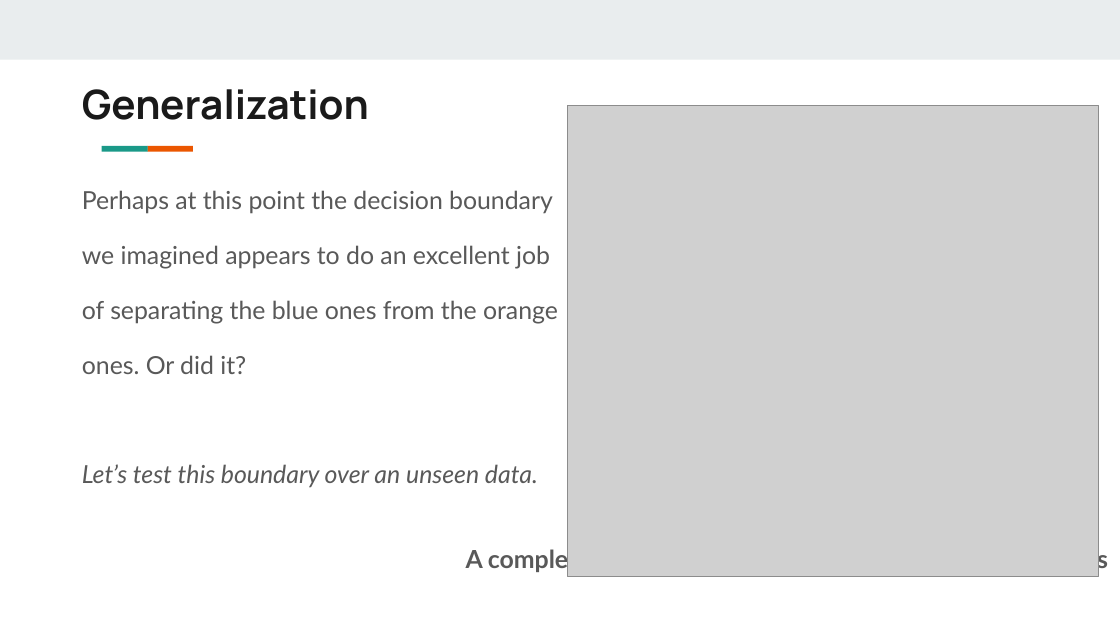
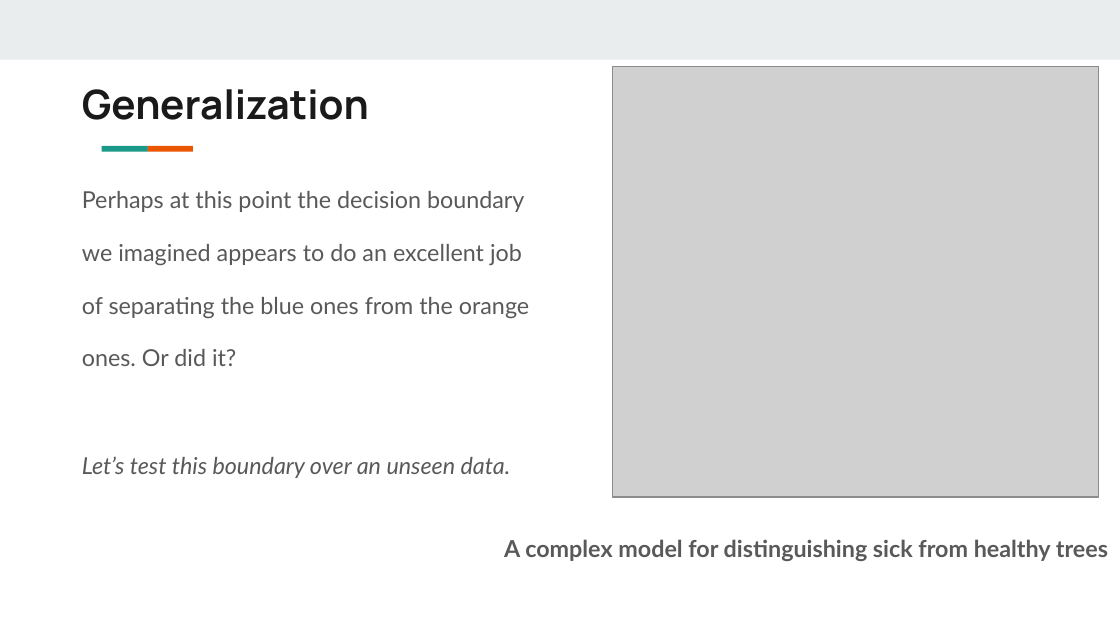
Before and after one commit to ameyyadav09/supervisedLearning, a slide deck: slide 7 of SupervisedLearning/Supervised Learning.odp. Drawn at 1120x630 pixels with LibreOffice and Linux fonts; fonts in the diff are those of the drawing; grey boxes stand for pictures. Boxes give left, top, right and bottom in pixels: in the first picture for what was removed or moved away, otherwise in the second. Text is boxed around its words. In the diff, an @@ line names an element or a change of style, - is before the commit and + after.

```diff
--- a/SupervisedLearning/Supervised Learning.odp
+++ b/SupervisedLearning/Supervised Learning.odp
@@ picture: place and size @@
-picture at box(567, 105, 1099, 576)
+picture at box(613, 66, 1099, 497)
@@ text "Perhaps at this point the ..." at box(82, 191, 1108, 561): size 16 to 15 pt @@
```
Also in this commit, not shown: 5 other slides changed, 1 other file.
